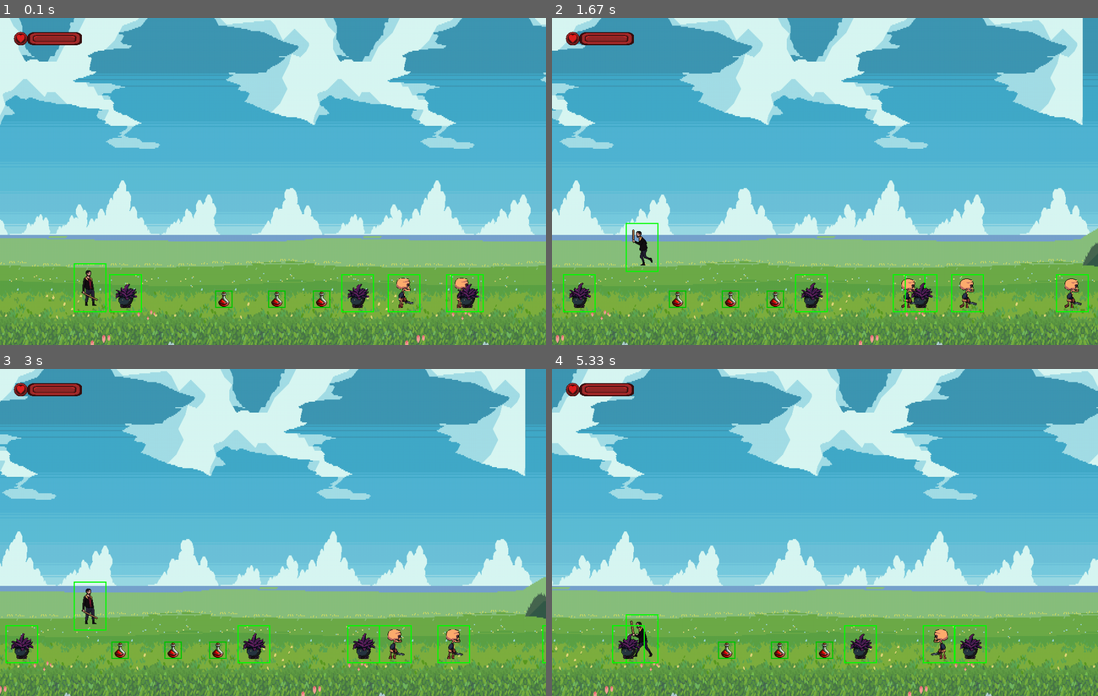
Above: before the commit, frames 1-4 (two rows, left to right).
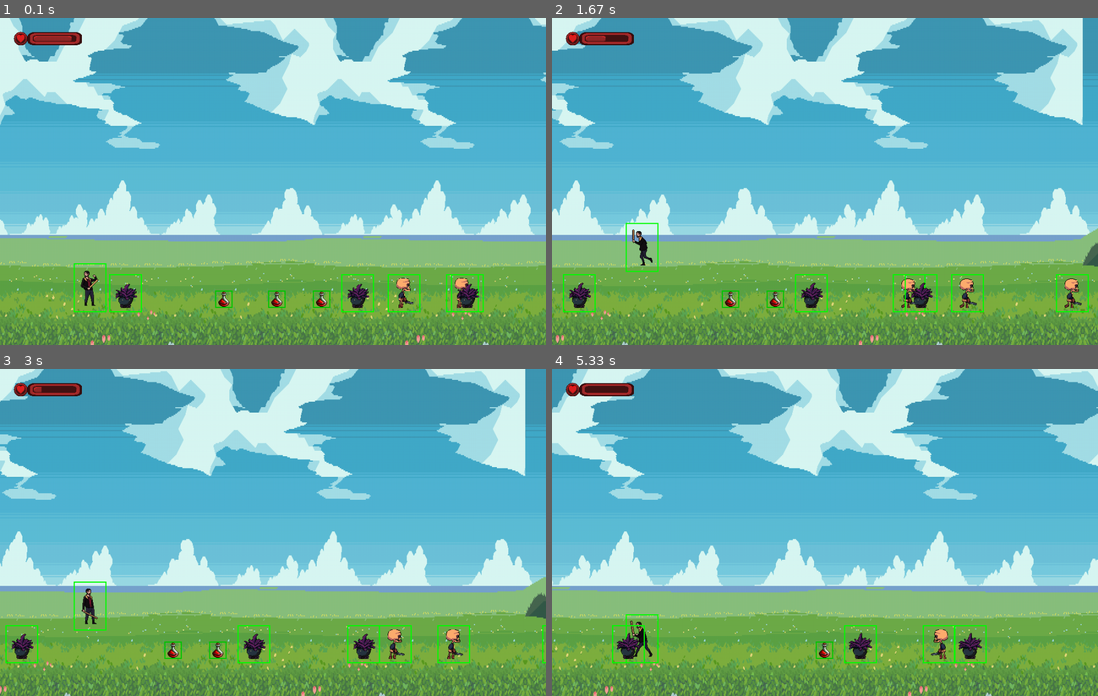
Above: after the commit, the same moments.

Repository: AdrianHerzberger/pyGame_arcade
Game: pygame game, started from game.py
Same seed, same stepped clock (60 frames per second), same inputs: the game is played once before the commit and once after it.
Inputs:
- Up to frame 1 (0.1 s): no input
- Up to frame 2 (1.67 s): hold Right 0.33-0.8 s; hold Right 0.83-1.3 s; tap Space at 0.9, 1.2, 1.4 s; hold Left from 1.33 s (still down)
- Up to frame 3 (3 s): tap Space at 1.7, 1.97, 2.27, 2.4, 2.7 s; release Left at 1.87 s; hold Left 1.9-2.3 s; hold Right 2.33-2.97 s
- Up to frame 4 (5.33 s): hold Left 3-3.47 s; tap Space at 3.07, 3.37, 3.57, 3.87, 4.07, 4.37, 4.57, 4.87, 5.13 s; hold Right 3.5-3.97 s; hold Right 4-4.47 s; hold Left 4.5-5.03 s; hold Left from 5.07 s (still down)

The runs differ from the first frame. In frame 1, 0.2% of the frame differs, in the area x 12-18%, y 5-89%; in frame 2, 0.2%; in frame 3, 0.5%; in frame 4, 0.7%, in the area x 6-79%, y 5-89%.

Commit message:
fix enemy classes to instanciate isntead of wrapping

Diff:
--- a/enemy_movable_animations.py
+++ b/enemy_movable_animations.py
@@ -4,26 +4,22 @@
 
 class Enemy_Movable_Animations:
     def __init__(self):
-        self.enemy_movable_idle_sheet = pygame.image.load("assets/enemy/movable/idle.png")
         self.enemy_movable_walk_sheet = pygame.image.load("assets/enemy/movable/walk.png")
         self.enemy_movable_attack_light_sheet = pygame.image.load("assets/enemy/movable/attack_light.png")
         self.enemy_movable_hurt_sheet = pygame.image.load("assets/enemy/movable/hurt.png")
         self.enemy_movable_dead_sheet = pygame.image.load("assets/enemy/movable/dead.png")
 
-        self.idle_animation = []
         self.walking_animation = []
         self.attack_light_animation = []
         self.hurt_animation = []
         self.dead_animation = []
 
-        self.idle_animation_steps = 7
         self.walking_aniamtion_steps = 8
         self.attack_light_animation_steps = 4
         self.hurt_animation_steps = 3
         self.dead_animation_steps = 3
 
         self.max_steps = max(
-            self.idle_animation_steps,
             self.walking_aniamtion_steps,
             self.attack_light_animation_steps,
             self.hurt_animation_steps,
--- a/enemy_static.py
+++ b/enemy_static.py
@@ -6,43 +6,43 @@
 from globals import *
 
 
-class Enemy_Static:
+class Enemy_Static(Enemy_Movable):
     def __init__(self, x, y):
-        self.enemy_instance = Enemy_Movable(x, y)
+        super().__init__(x, y)
         self.enemy_animations = Enemy_Static_Animations()
         self.player_kill = Player(self)
 
 
     def update(self):
         if self.player_kill.enemy_health.current_health == 0:
-            self.enemy_instance.is_dead = True
+            self.is_dead = True
 
-        if not self.enemy_instance.is_dead:
-            self.enemy_instance.enemy_collision_rect.topleft = (self.enemy_instance.enm_x_pos, self.enemy_instance.enm_y_pos)
-            if self.enemy_instance.enm_x_pos > self.enemy_instance.enm_range_max:
-                self.enemy_instance.enm_x_pos = self.enemy_instance.enm_range_max
-            elif self.enemy_instance.enm_x_pos < self.enemy_instance.enm_range_min:
-                self.enemy_instance.enm_x_pos = self.enemy_instance.enm_range_min
+        if not self.is_dead:
+            self.enemy_collision_rect.topleft = (self.enm_x_pos, self.enm_y_pos)
+            if self.enm_x_pos > self.enm_range_max:
+                self.enm_x_pos = self.enm_range_max
+            elif self.enm_x_pos < self.enm_range_min:
+                self.enm_x_pos = self.enm_range_min
 
 
     def draw(self, screen, scroll):
-        if self.enemy_instance.is_dead:
+        if self.is_dead:
             animation = self.enemy_animations.get_current_dead_animation()
-            animation = pygame.transform.scale(animation, self.enemy_instance.scaled_size)
+            animation = pygame.transform.scale(animation, self.scaled_size)
         else:
             animation = self.enemy_animations.get_current_idle_animation()
-            animation = pygame.transform.scale(animation, self.enemy_instance.scaled_size)
+            animation = pygame.transform.scale(animation, self.scaled_size)
 
-        screen.blit(animation, (self.enemy_instance.enm_x_pos - scroll, self.enemy_instance.enm_y_pos))
+        screen.blit(animation, (self.enm_x_pos - scroll, self.enm_y_pos))
 
         pygame.draw.rect(
             screen,
             (0, 255, 0),
             pygame.Rect(
-                self.enemy_instance.enm_x_pos - scroll + 20,
-                self.enemy_instance.enm_y_pos + 40,
-                self.enemy_instance.enemy_collision_rect.width,
-                self.enemy_instance.enemy_collision_rect.height,
+                self.enm_x_pos - scroll + 20,
+                self.enm_y_pos + 40,
+                self.enemy_collision_rect.width,
+                self.enemy_collision_rect.height,
             ),
             2,
         )
--- a/enemy_static_animations.py
+++ b/enemy_static_animations.py
@@ -1,21 +1,41 @@
 import pygame
 from pygame.locals import *
 
+
 class Enemy_Static_Animations:
     def __init__(self):
-        self.enemies_static_idle_sheet = pygame.image.load("assets/enemy/static/idle.png")
-        self.enemies_static_dead_sheet = pygame.image.load("assets/enemy/static/disguise.png")
-        self.enemies_static_attack_sheet = pygame.image.load("assets/enemy/static/poison.png")
+        self.enemy_static_idle_sheet = pygame.image.load(
+            "assets/enemy/static/idle.png"
+        )
+        self.enemy_static_dead_sheet = pygame.image.load(
+            "assets/enemy/static/disguise.png"
+        )
+        self.enemy_static_attack_sheet = pygame.image.load(
+            "assets/enemy/static/poison.png"
+        )
+
+        self.enemy_poison_attack_sheet = pygame.image.load(
+            "assets/enemy/static/poison.png"
+        )
 
         self.idle_animation = []
         self.dead_animation = []
+        self.static_attack = []
+        self.poison_attack = []
 
         self.idle_animation_steps = 5
         self.dead_animation_steps = 5
+        self.static_attack_steps = 7
+        self.poison_attack_steps = 9
 
-        self.max_steps = max(self.idle_animation_steps, self.dead_animation_steps)
+        self.max_steps = max(
+            self.idle_animation_steps,
+            self.dead_animation_steps,
+            self.static_attack_steps,
+            self.poison_attack_steps
+        )
 
-        self.current_animation_steps = 8
+        self.current_animation_steps = 9
         self.current_frame = 0
         self.base_animation_delay = 800
         self.last_update_time = pygame.time.get_ticks()
@@ -27,6 +47,7 @@
 
         self.load_idle_animation()
         self.load_dead_animation()
+        self.load_static_attack()
 
     def set_current_animation(self, steps):
         if self.current_animation_steps != steps:
@@ -40,9 +61,9 @@
                 (self.frame_width, self.frame_height), pygame.SRCALPHA
             )
             idle_sprite.blit(
-                self.enemies_static_idle_sheet,
+                self.enemy_static_idle_sheet,
                 (0, 0),
-                (frame * self.frame_width, 0, self.frame_width, self.frame_height)
+                (frame * self.frame_width, 0, self.frame_width, self.frame_height),
             )
             self.idle_animation.append(idle_sprite)
 
@@ -52,11 +73,23 @@
                 (self.frame_width, self.frame_height), pygame.SRCALPHA
             )
             dead_sprite.blit(
-                self.enemies_static_dead_sheet,
+                self.enemy_static_dead_sheet,
                 (0, 0),
-                (frame * self.frame_width, 0, self.frame_width, self.frame_height)
+                (frame * self.frame_width, 0, self.frame_width, self.frame_height),
             )
             self.dead_animation.append(dead_sprite)
+
+    def load_static_attack(self):
+        for frame in range(self.static_attack_steps):
+            static_attack_sprite = pygame.Surface(
+                (self.frame_width, self.frame_height), pygame.SRCALPHA
+            )
+            static_attack_sprite.blit(
+                self.enemy_static_attack_sheet,
+                (0, 0),
+                (frame * self.frame_width, 0, self.frame_height, self.frame_height),
+            )
+            self.static_attack.append(static_attack_sprite)
 
     def get_current_idle_animation(self):
         self.set_current_animation(self.idle_animation_steps)
@@ -76,6 +109,11 @@
     def get_dead_static_frame(self):
         return self.dead_animation[-1]
 
+    def get_current_static_attack_animation(self):
+        self.set_current_animation(self.static_attack_steps)
+        self.update_animation()
+        return self.static_attack[self.current_frame]
+
     def update_animation(self):
         current_time = pygame.time.get_ticks()
         if current_time - self.last_update_time > self.animation_delay:
--- a/game.py
+++ b/game.py
@@ -27,6 +27,8 @@
     bottles = Health_Bottles.create_bottles()
     camera = Camera(SCREEN_WIDTH, SCREEN_HEIGHT)
 
+    enemies = enemies_movable + enemies_static
+
     running = True
     while running:
 
@@ -35,7 +37,7 @@
                 running = False
 
         scroll = inputs.move_left_right()
-        player.update(enemies_movable, bottles, scroll)
+        player.update(enemies, bottles, scroll)
         world.draw_world(scroll)
 
         player_animation = player.get_current_animation()
Binary file added: assets/enemy/static/cloud_posion.png
